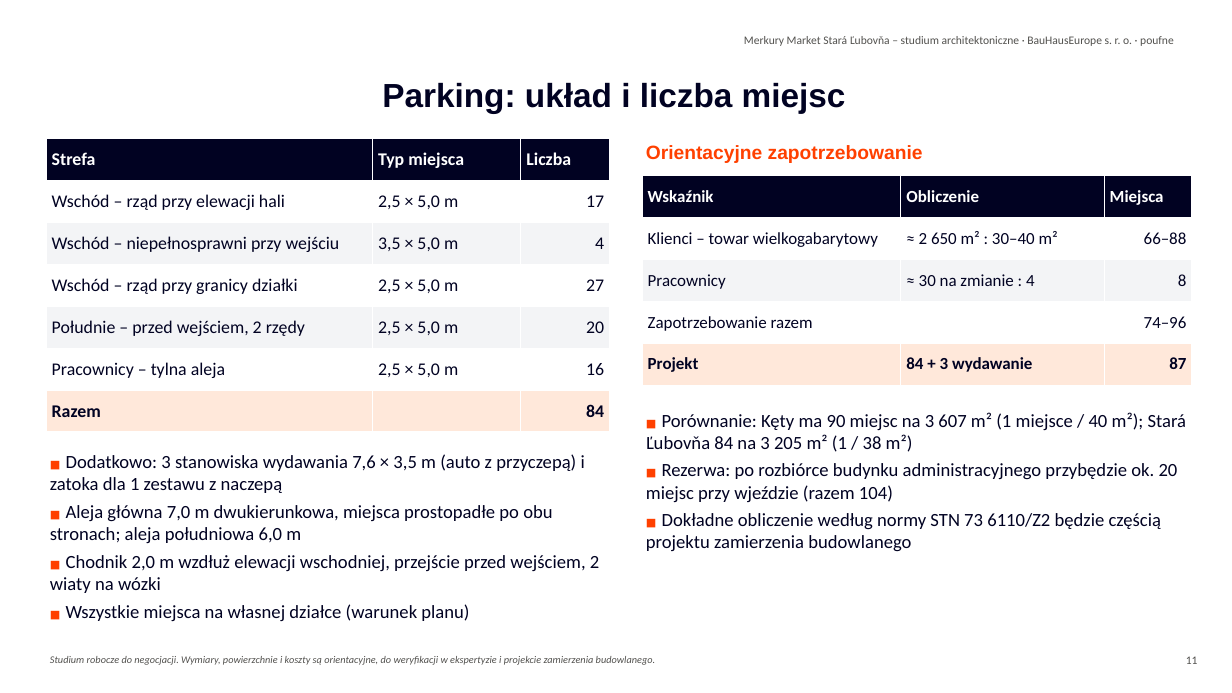
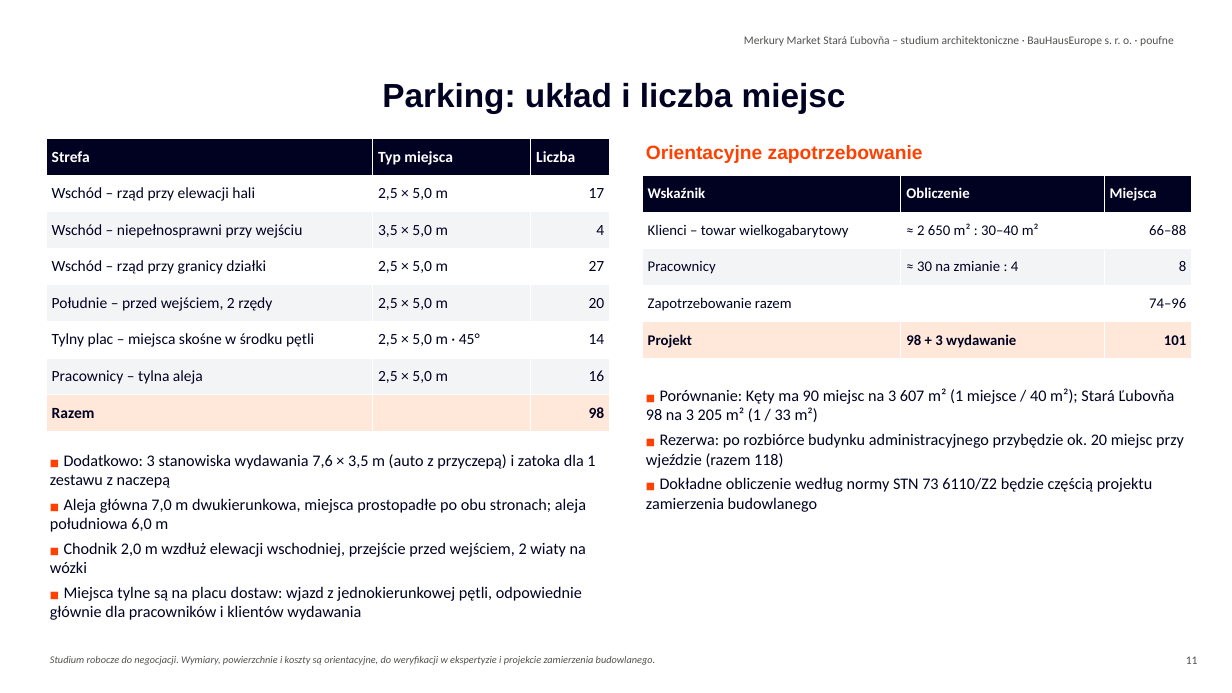
Before and after one commit to Lubo585/Lubo585, a slide deck: slide 11 of business-plan/studia-merkury-market/variant-B-sanacia/Merkury_Market_Stara_Lubovna_wariant_B_modernizacja_dobudowa_PL.pptx. Drawn at 1232x693 pixels with LibreOffice and Linux fonts; fonts in the diff are those of the drawing; background and template pictures are left out. Boxes give left, top, right and bottom in pixels: in the first picture for what was removed or moved away, otherwise in the second. Text is boxed around its words. In the diff, an @@ line names an element or a change of style, - is before the commit and + after.

```diff
--- a/business-plan/studia-merkury-market/variant-B-sanacia/Merkury_Market_Stara_Lubovna_wariant_B_modernizacja_dobudowa_PL.pptx
+++ b/business-plan/studia-merkury-market/variant-B-sanacia/Merkury_Market_Stara_Lubovna_wariant_B_modernizacja_dobudowa_PL.pptx
@@ table at (x1=46, y1=139, x2=610, y2=432) @@
+row 6: Tylny plac – miejsca skośne w środku pętli | 2,5 × 5,0 m · 45° | 14
-row 8, column 3: 84
+row 8, column 3: 98
@@ table at (x1=642, y1=176, x2=1192, y2=359) @@
-row 5, column 2: 84 + 3 wydawanie
+row 5, column 2: 98 + 3 wydawanie
-row 5, column 3: 87
+row 5, column 3: 101
@@ size 13.2 to 11.6 pt in "Wskaźnik", "Obliczenie", "Miejsca", "Klienci – towar wielkogabarytowy" and 8 more places @@
@@ text "■ Porównanie: Kęty ma 90 ..." moved from (x1=646, y1=412, x2=1187, y2=552) to (x1=646, y1=388, x2=1184, y2=512) @@
@@ text at (x1=646, y1=388, x2=1184, y2=468): text changed; size 14.5 to 12.7 pt @@
-■ Porównanie: Kęty ma 90 miejsc na 3 607 m² (1 miejsce / 40 m²); Stará Ľubovňa 84 na 3 205 m² (1 / 38 m²)
-■ Rezerwa: po rozbiórce budynku administracyjnego przybędzie ok. 20 miejsc przy wjeździe (razem 104)
+■ Porównanie: Kęty ma 90 miejsc na 3 607 m² (1 miejsce / 40 m²); Stará Ľubovňa 98 na 3 205 m² (1 / 33 m²)
+■ Rezerwa: po rozbiórce budynku administracyjnego przybędzie ok. 20 miejsc przy wjeździe (razem 118)
@@ text at (x1=50, y1=454, x2=595, y2=573): size 8.7 to 7.6 pt in "■", "■", "■"; size 14.5 to 12.7 pt in "Dodatkowo: 3 stanowiska wydawania 7,6 × 3,5 ...", "Aleja główna 7,0 m dwukierunkowa, miejsca prostopadłe ...", "Chodnik 2,0 m wzdłuż elewacji wschodniej, przejście ..." @@
@@ text at (x1=646, y1=477, x2=1153, y2=512): size 8.7 to 7.6 pt in "■"; size 14.5 to 12.7 pt in "Dokładne obliczenie według normy STN 73 6110/Z2 ..." @@
@@ text at (x1=50, y1=586, x2=582, y2=620): text changed; size 14.5 to 12.7 pt @@
-■ Wszystkie miejsca na własnej działce (warunek planu)
+■ Miejsca tylne są na placu dostaw: wjazd z jednokierunkowej pętli, odpowiednie głównie dla pracowników i klientów wydawania
```
Also in this commit, not shown: 19 other slides changed, 1 slide added, 26 other files.
